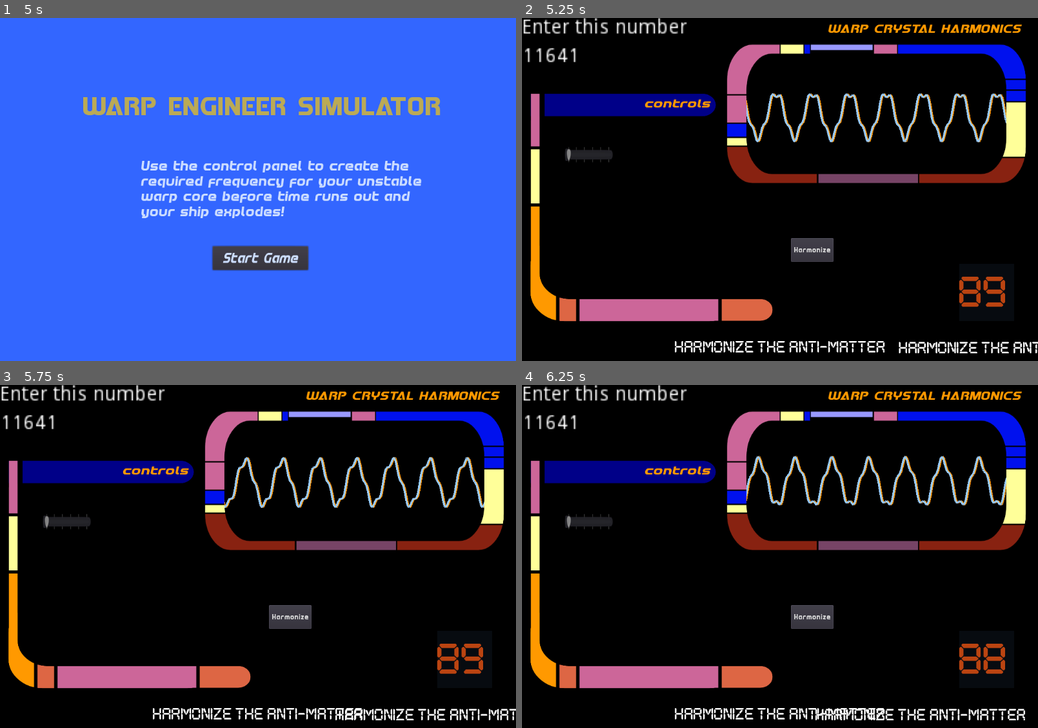
Above: before the commit, frames 1-4 (two rows, left to right).
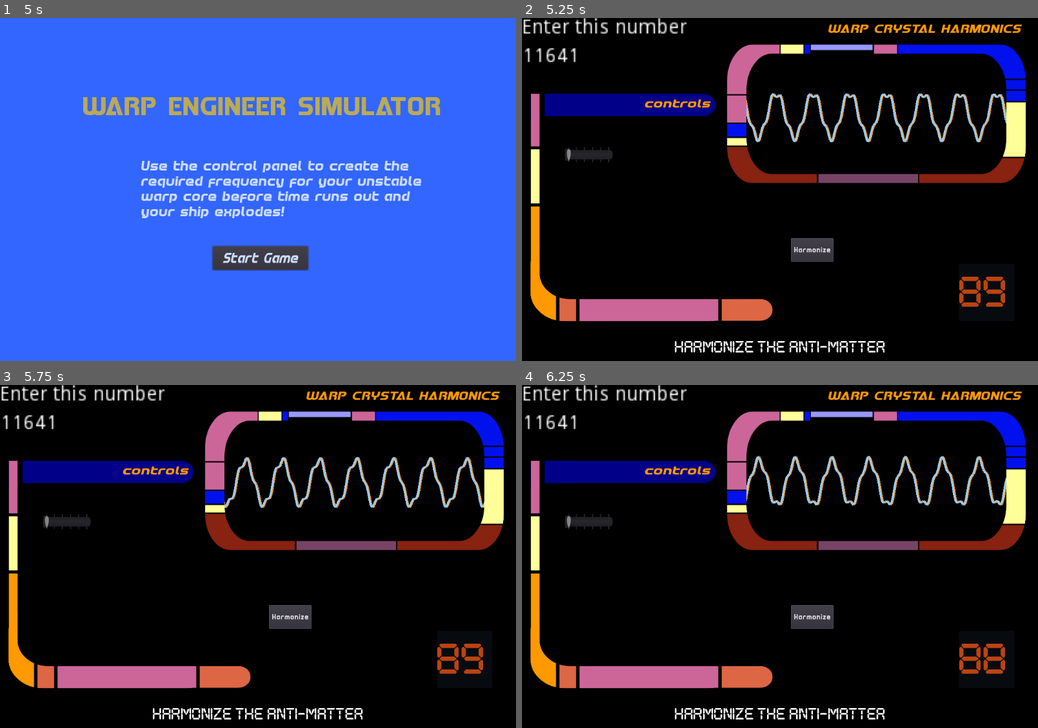
Above: after the commit, the same moments.

Repository: squiggle-at-squiggle/LDJam49
Game: Godot game, scene res://Scenes/Main.tscn
The game is run twice, just before and just after one commit, with the same random seed, the same clock (stepped at 60 frames per second) and the same inputs.
Inputs:
- Up to frame 1 (5 s): click "Start Game" at 0.5 s; click "Harmonize" at 1.25 s; click "Harmonize" at 2 s; click "Harmonize" at 2.75 s; tap Enter at 3.5 s; tap Space at 4.25 s
- Up to frame 2 (5.25 s): click "Start Game" at 5 s
- Up to frame 3 (5.75 s): no input
- Up to frame 4 (6.25 s): no input

Frame 1 is identical in both runs. In frame 2, 0.5% of the frame differs, in the area x 73-100%, y 94-98%; in frame 3, 0.6%; in frame 4, 0.6%, in the area x 56-98%, y 94-98%.

Commit message:
Fixed a bug with overlapping text

Diff:
--- a/Code/MessageBox.gd
+++ b/Code/MessageBox.gd
@@ -36,6 +36,7 @@
 		$Label.hide()
 
 func create_message(message, time):
+	$Label.hide()
 	$Label.text = message
 	$Panel/CenteredDisplay.text = message
 	$Panel/CenteredDisplay.PRESET_CENTER
